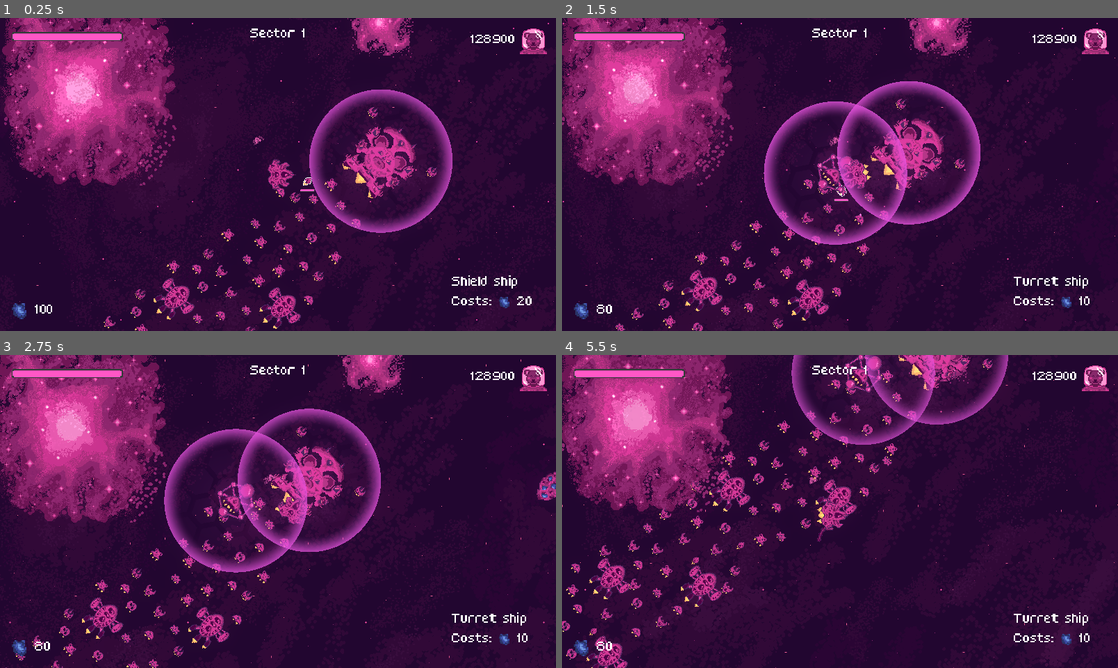
Above: before the commit, frames 1-4 (two rows, left to right).
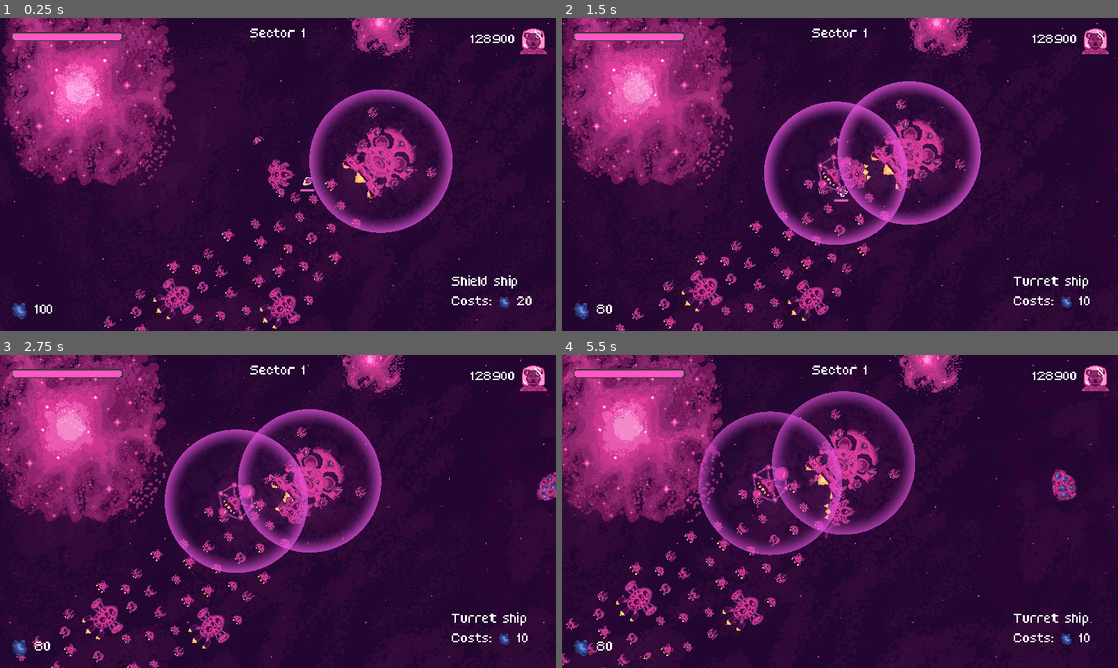
Above: after the commit, the same moments.

Repository: bear-minimum-studio/space-bear
Game: Godot game, scene res://Game.tscn
The game is run twice, just before and just after one commit, with the same random seed, the same clock (stepped at 60 frames per second) and the same inputs.
Inputs (mouse positions are in pixels of both pictures, inside the frame that each line leads up to):
- Up to frame 1 (0.25 s): no input
- Up to frame 2 (1.5 s): tap Enter (upgrade) at 0.5 s; move the mouse to (962, 158) at 0.52 s; hold D (go_right) 0.53-1.28 s; hold X (cycle_selection) 0.53-1.28 s; move the mouse to (728, 190) at 1.27 s; hold Ctrl (brake) from 1.28 s (still down); tap Space (fire) at 1.35 s
- Up to frame 3 (2.75 s): move the mouse to (333, 442) at 2.02 s; release Ctrl (brake) at 2.03 s; hold D (go_right) from 2.03 s (still down); hold C (follow_me) from 2.03 s (still down)
- Up to frame 4 (5.5 s): move the mouse to (812, 574) at 2.77 s; release D (go_right) at 2.78 s; release C (follow_me) at 2.78 s; hold W (go_up) 2.78-3.53 s; tap one key every 0.75 s from 2.85 s: G (grappling_hook) Down (look_down) Left (look_left) Right (look_right); move the mouse to (1006, 558) at 3.52 s; hold A (go_left) 3.53-5.03 s; move the mouse to (673, 464) at 4.27 s; move the mouse to (867, 511) at 5.02 s; hold Ctrl (brake) from 5.03 s (still down)

The runs differ from the first frame. In frame 1, 0.9% of the frame differs, in the area x 18-79%, y 24-100%; in frame 2, 1.9%; in frame 3, 2.8%; in frame 4, 26%, in the area x 0-100%, y 0-100%.

Commit message:
feat: move wormhole further away

Diff:
--- a/World.tscn
+++ b/World.tscn
@@ -393,4 +393,4 @@
 position = Vector2(-4618, -7741)
 
 [node name="Wormhole" parent="." index="7"]
-position = Vector2(1125, -492)
+position = Vector2(3298, -2264)
